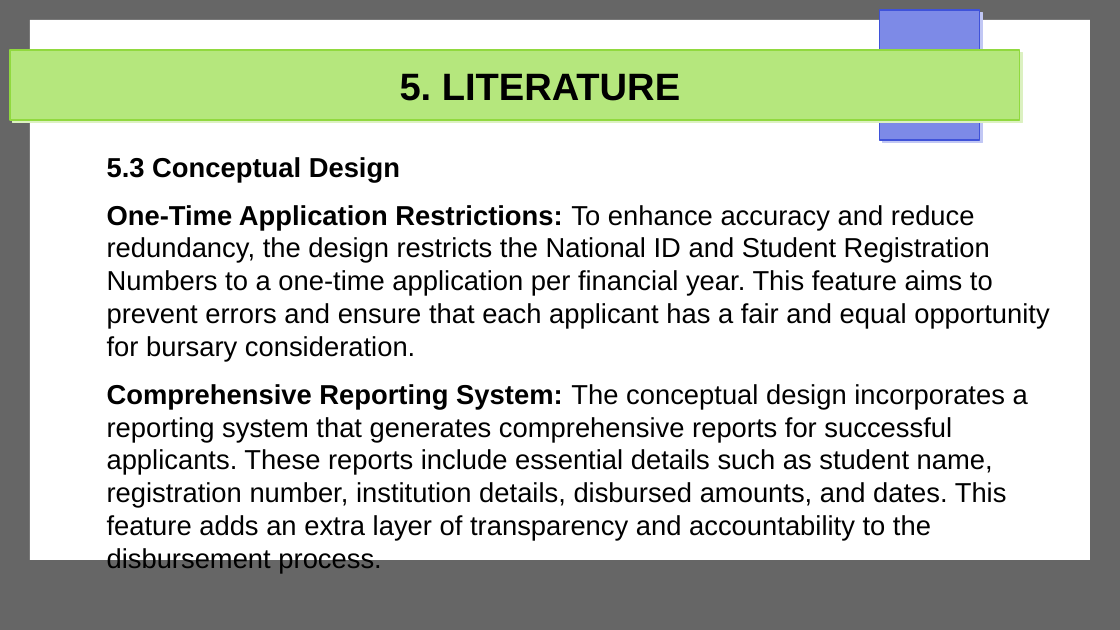
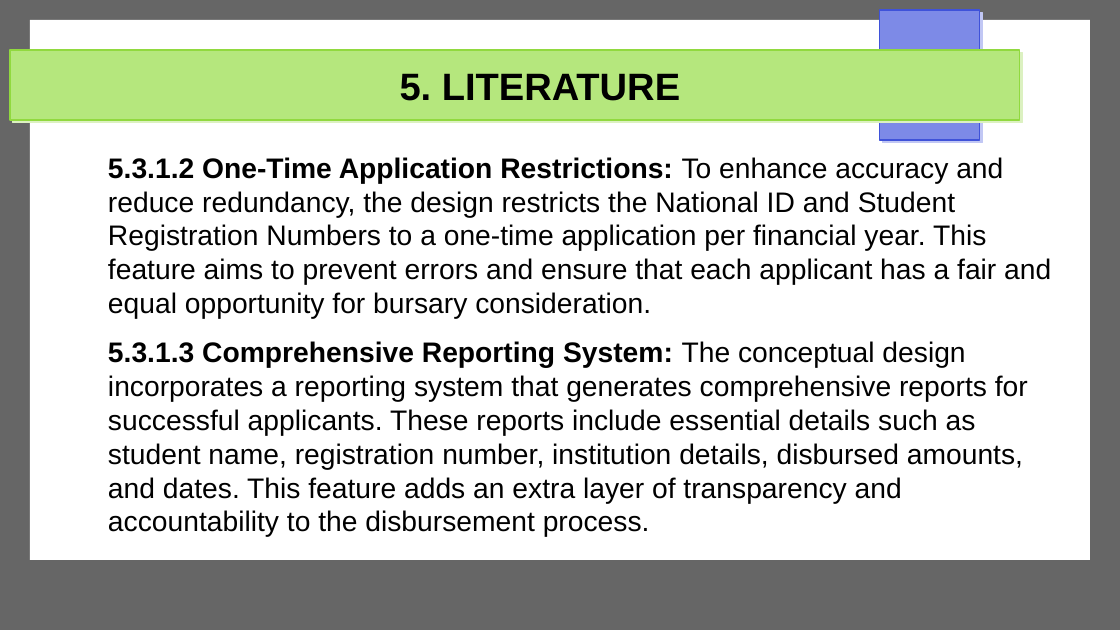
Before and after one commit to Michael-Otieno-Kasuku/Mashinani, a slide deck: slide 15 of docs/proposal/mashinani.pptx. Drawn at 1120x630 pixels with LibreOffice and Linux fonts; fonts in the diff are those of the drawing. Boxes give left, top, right and bottom in pixels: in the first picture for what was removed or moved away, otherwise in the second. Text is boxed around its words. In the diff, an @@ line names an element or a change of style, - is before the commit and + after.

```diff
--- a/docs/proposal/mashinani.pptx
+++ b/docs/proposal/mashinani.pptx
@@ text at bbox=[108, 157, 1051, 537]: text changed; size 19.4 to 20 pt @@
-5.3 Conceptual Design
-One-Time Application Restrictions: To enhance accuracy and reduce redundancy, the design restricts the National ID and Student Registration Numbers to a one-time application per financial year. This feature aims to prevent errors and ensure that each applicant has a fair and equal opportunity for bursary consideration.
-Comprehensive Reporting System: The conceptual design incorporates a reporting system that generates comprehensive reports for successful applicants. These reports include essential details such as student name, registration number, institution details, disbursed amounts, and dates. This feature adds an extra layer of transparency and accountability to the disbursement process.
+5.3.1.2 One-Time Application Restrictions: To enhance accuracy and reduce redundancy, the design restricts the National ID and Student Registration Numbers to a one-time application per financial year. This feature aims to prevent errors and ensure that each applicant has a fair and equal opportunity for bursary consideration.
+5.3.1.3 Comprehensive Reporting System: The conceptual design incorporates a reporting system that generates comprehensive reports for successful applicants. These reports include essential details such as student name, registration number, institution details, disbursed amounts, and dates. This feature adds an extra layer of transparency and accountability to the disbursement process.
```
Also in this commit, not shown: 9 other slides changed, 4 slides added, 4 slides removed, 3 other files.
